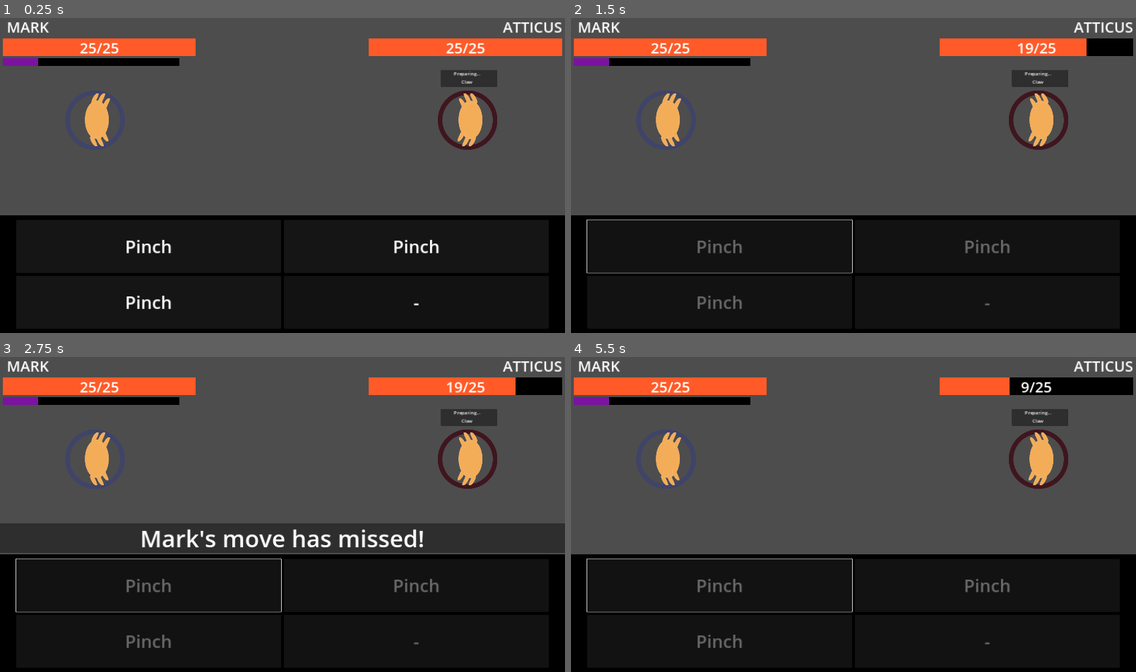
Above: before the commit, frames 1-4 (two rows, left to right).
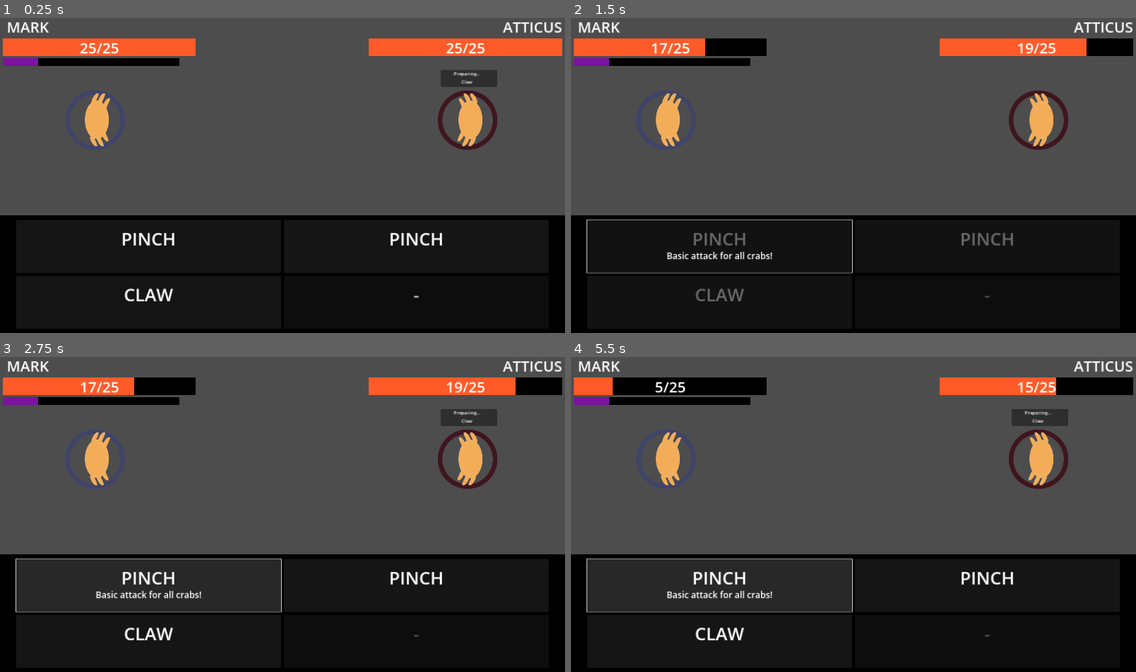
Above: after the commit, the same moments.

Repository: mathew-tran/theanajam24
Game: Godot game, scene res://Levels/Main.tscn
Two runs of this game, one before a commit and one after it. Both use one fixed random seed, a clock stepped at 60 frames per second and the inputs below.
Inputs (mouse positions are in pixels of both pictures, inside the frame that each line leads up to):
- Up to frame 1 (0.25 s): no input
- Up to frame 2 (1.5 s): click (717, 247) at 0.52 s; click (717, 247) at 1.27 s
- Up to frame 3 (2.75 s): click (146, 586) at 2.02 s
- Up to frame 4 (5.5 s): tap Enter at 2.75, 5 s; move the mouse to (977, 498) at 2.77 s; click (977, 498) at 2.85 s; tap Space at 3.5 s; move the mouse to (740, 530) at 3.52 s; click (740, 530) at 3.6 s; move the mouse to (910, 445) at 4.27 s; click (910, 445) at 4.35 s; move the mouse to (825, 577) at 5.02 s; click (825, 577) at 5.1 s

The runs differ from the first frame. In frame 1, 1.0% of the frame differs, in the area x 21-79%, y 68-93%; in frame 2, 2.3%; in frame 3, 11%, in the area x 0-100%, y 6-93%; in frame 4, 3.2%.

Commit message:
show move description on hover

Diff:
--- a/Content/Moves/Attacks/Claw.tres
+++ b/Content/Moves/Attacks/Claw.tres
@@ -9,5 +9,5 @@
 CritChance = 99
 TargetType = 1
 MoveName = "Claw"
-Cost = 1
-Accuracy = 10
+MoveDescription = "Has a high chance of a critical hit"
+Accuracy = 80
--- a/Content/Moves/Attacks/Pinch.tres
+++ b/Content/Moves/Attacks/Pinch.tres
@@ -9,5 +9,5 @@
 CritChance = 60
 TargetType = 1
 MoveName = "Pinch"
-Cost = 1
+MoveDescription = "Basic attack for all crabs!"
 Accuracy = 50
--- a/Levels/Main.tscn
+++ b/Levels/Main.tscn
@@ -21,7 +21,7 @@
 [node name="Crab" parent="BattleManager/PlayerCircle" instance=ExtResource("1_v801o")]
 position = Vector2(8, -1)
 Name = "Mark"
-Moves = Array[Resource("res://Scripts/DataStructures/CrabMove.gd")]([ExtResource("5_5uqmp"), ExtResource("5_5uqmp"), ExtResource("5_5uqmp")])
+Moves = Array[Resource("res://Scripts/DataStructures/CrabMove.gd")]([ExtResource("5_5uqmp"), ExtResource("5_5uqmp"), ExtResource("6_4ip8s")])
 
 [node name="EnemyCircle" parent="BattleManager" groups=["EnemyCircle"] instance=ExtResource("3_ogekb")]
 self_modulate = Color(1, 0, 0.105882, 1)
--- a/Prefabs/UI/MoveButton.tscn
+++ b/Prefabs/UI/MoveButton.tscn
@@ -23,12 +23,35 @@
 anchor_right = 0.5
 anchor_bottom = 0.5
 offset_left = -400.0
-offset_top = -40.0
+offset_top = -67.5
 offset_right = 400.0
-offset_bottom = 40.0
+offset_bottom = 15.5
 grow_horizontal = 2
 grow_vertical = 2
 theme_override_font_sizes/font_size = 60
 text = "Move Name"
 horizontal_alignment = 1
 vertical_alignment = 1
+
+[node name="Description" type="Label" parent="."]
+custom_minimum_size = Vector2(800, 80)
+layout_mode = 1
+anchors_preset = 8
+anchor_left = 0.5
+anchor_top = 0.5
+anchor_right = 0.5
+anchor_bottom = 0.5
+offset_left = -400.0
+offset_top = -9.5
+offset_right = 400.0
+offset_bottom = 73.5
+grow_horizontal = 2
+grow_vertical = 2
+theme_override_font_sizes/font_size = 30
+text = "Move Name"
+horizontal_alignment = 1
+vertical_alignment = 1
+autowrap_mode = 2
+
+[connection signal="mouse_entered" from="Button" to="." method="_on_button_mouse_entered"]
+[connection signal="mouse_exited" from="Button" to="." method="_on_button_mouse_exited"]
--- a/Scripts/CrabUnit.gd
+++ b/Scripts/CrabUnit.gd
@@ -11,6 +11,7 @@
 func _ready():
 	Health = $HealthComponent
 	Health.Setup()
+	Name = Name.to_upper()
 
 func GetRandomMove():
 	return Moves[randi() % len(Moves)]
--- a/Scripts/DataStructures/CrabMove.gd
+++ b/Scripts/DataStructures/CrabMove.gd
@@ -9,7 +9,7 @@
 
 @export var TargetType : TARGET
 @export var MoveName : String
-@export var Cost : int
+@export var MoveDescription : String
 @export var Accuracy : int
 
 
--- a/Scripts/UI/BattleLog.gd
+++ b/Scripts/UI/BattleLog.gd
@@ -13,7 +13,7 @@
 
 func FlyAwayAnim():
 	var tween = get_tree().create_tween()
-	tween.tween_property(self, "position:x", 20000, .5)
+	tween.tween_property(self, "position:x", 20000, .2)
 	return tween
 
 func OnInjectBattleLog(message: String):
--- a/Scripts/UI/MoveButton.gd
+++ b/Scripts/UI/MoveButton.gd
@@ -3,6 +3,7 @@
 class_name MoveButton
 
 @onready var MoveName = $Label
+@onready var MoveDescription = $Description
 @onready var ButtonRef = $Button
 
 var CrabMoveRef : CrabMove
@@ -24,11 +25,16 @@
 func Setup(move : CrabMove, crab : CrabUnit):
 	ButtonRef.disabled = true
 	MoveName.text = "-"
+	MoveDescription.text = ""
 	CrabMoveRef = null
 	CrabUnitRef = null
+	modulate = Color.GRAY
+	_on_button_mouse_exited()
 	if is_instance_valid(move):
+		modulate = Color.WHITE
 		ButtonRef.disabled = false
-		MoveName.text = move.MoveName
+		MoveName.text = move.MoveName.to_upper()
+		MoveDescription.text = move.MoveDescription
 		CrabMoveRef = move
 		CrabUnitRef = crab
 
@@ -41,3 +47,9 @@
 		return
 	ButtonRef.disabled = false
 	MoveName.modulate = Color.WHITE
+
+func _on_button_mouse_entered():
+	MoveDescription.visible = true
+
+func _on_button_mouse_exited():
+	MoveDescription.visible = false
